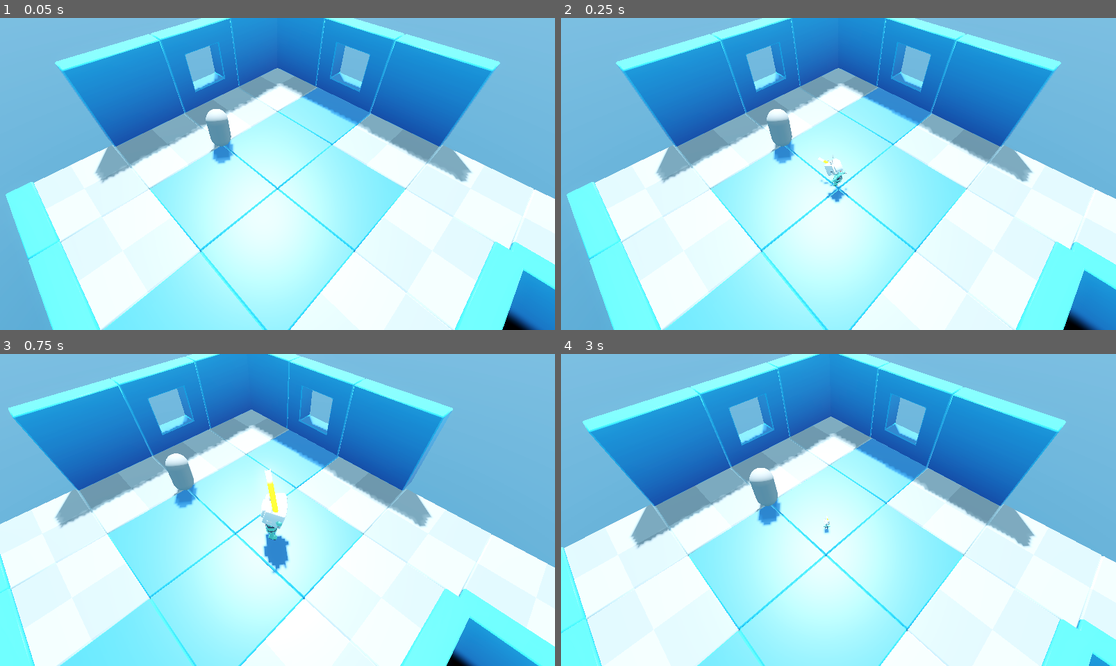
Above: before the commit, frames 1-4 (two rows, left to right).
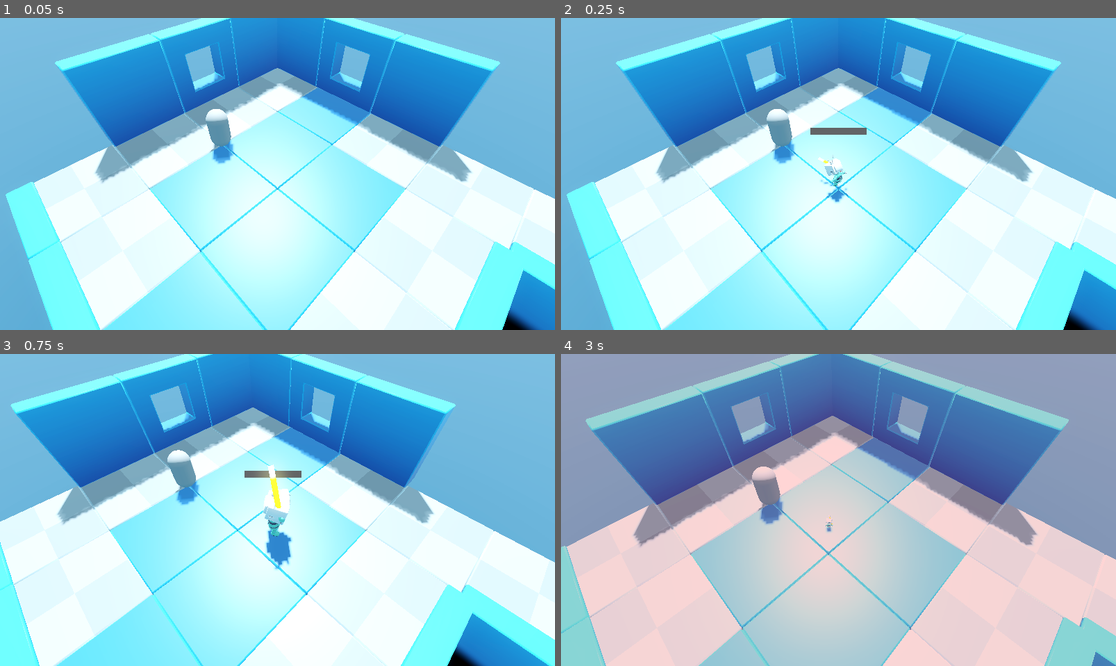
Above: after the commit, the same moments.

Repository: markj-66/godot-roguelite-project
Game: Godot game, scene res://Levels/LevelTemplate.tscn
The game is run twice, just before and just after one commit, with the same random seed, the same clock (stepped at 60 frames per second) and the same inputs.
Inputs (mouse positions are in pixels of both pictures, inside the frame that each line leads up to):
- Up to frame 1 (0.05 s): no input
- Up to frame 2 (0.25 s): no input
- Up to frame 3 (0.75 s): tap Enter (ui_accept) at 0.5 s; move the mouse to (399, 494) at 0.52 s; hold D (move_right) from 0.53 s (still down); hold Enter (ui_accept) from 0.53 s (still down)
- Up to frame 4 (3 s): move the mouse to (727, 525) at 1.27 s; release D (move_right) at 1.28 s; release Enter (ui_accept) at 1.28 s; hold S (move_back) 1.28-2.03 s; click (727, 525) at 1.35 s; tap Enter (ui_accept) at 1.52, 1.55, 1.82, 2.3, 2.85 s; move the mouse to (894, 441) at 2.02 s; hold D (move_right) 2.03-2.78 s; hold Space (dash) 2.03-2.78 s; move the mouse to (810, 572) at 2.77 s; hold W (move_forward) from 2.78 s (still down)

Frame 1 is identical in both runs. In frame 2, 0.2% of the frame differs, in the area x 44-56%, y 35-38%; in frame 3, 11%; in frame 4, 100%, in the area x 0-100%, y 0-100%.

Commit message:
Health bar

Diff:
--- a/Components/AttackComponent.gd
+++ b/Components/AttackComponent.gd
@@ -2,6 +2,8 @@
 class_name AttackComponent
 
 var temporary_exceptions := []
+
+@export var shake_on_damage: bool = false
 
 @onready var attack_shapecast : ShapeCast3D = get_parent()
 
@@ -17,6 +19,8 @@
 				health_component.take_damage(damage)
 				attack_shapecast.add_exception(collider)
 				temporary_exceptions.append(collider)
+		if shake_on_damage:
+			get_viewport().get_camera_3d().quick_shake(0.7)
 
 func reset_exceptions() -> void:
 	for exception in temporary_exceptions:
--- /dev/null
+++ b/Components/health_bar.gd
@@ -0,0 +1,11 @@
+extends Node3D
+
+@export var health_component: HealthComponent
+
+@onready var front_progress_bar: ProgressBar = $SubViewport/FrontProgressBar
+
+func _ready() -> void:
+	health_component.health_changed.connect(update_health_value)
+
+func update_health_value(value_in: float) -> void:
+	front_progress_bar.value = (value_in / health_component.max_health) * 100.0
--- /dev/null
+++ b/Components/health_bar.tscn
@@ -0,0 +1,29 @@
+[gd_scene format=3 uid="uid://bwo2c4dl16ces"]
+
+[ext_resource type="Script" uid="uid://cqvqydef6wy8y" path="res://Components/health_bar.gd" id="1_wixop"]
+
+[sub_resource type="StyleBoxEmpty" id="StyleBoxEmpty_uk0tf"]
+
+[sub_resource type="StyleBoxFlat" id="StyleBoxFlat_egawm"]
+bg_color = Color(0.8901961, 0.2901961, 0.25882354, 1)
+
+[sub_resource type="ViewportTexture" id="ViewportTexture_uk0tf"]
+viewport_path = NodePath("SubViewport")
+
+[node name="HealthBar" type="Node3D" unique_id=609341116]
+script = ExtResource("1_wixop")
+
+[node name="SubViewport" type="SubViewport" parent="." unique_id=494407015]
+size = Vector2i(128, 16)
+
+[node name="FrontProgressBar" type="ProgressBar" parent="SubViewport" unique_id=603139822]
+custom_minimum_size = Vector2(128, 16)
+offset_right = 4.0
+offset_bottom = 27.0
+theme_override_styles/background = SubResource("StyleBoxEmpty_uk0tf")
+theme_override_styles/fill = SubResource("StyleBoxFlat_egawm")
+show_percentage = false
+
+[node name="Sprite3D" type="Sprite3D" parent="." unique_id=1845974166]
+billboard = 1
+texture = SubResource("ViewportTexture_uk0tf")
--- a/Player/player.gd
+++ b/Player/player.gd
@@ -5,6 +5,7 @@
 @onready var mannequin_animation_tree: AnimationTree = $GamedevTV_Mannequin_Medium/MannequinAnimationTree
 @onready var player_root: Node3D = $GamedevTV_Mannequin_Medium
 @onready var health_component: HealthComponent = $HealthComponent
+@onready var damage_tint: ColorRect = $DamageTint
 
 @export var dash_speed := 50.0
 @export var run_speed := 8.0
@@ -12,6 +13,7 @@
 
 func _ready() -> void:
 	health_component.defeat.connect(get_tree().reload_current_scene)
+	health_component.health_changed.connect(health_component_changed)
 
 func get_movement_direction() -> Vector3:
 	var input = Vector3.ZERO
@@ -50,3 +52,12 @@
 	var direction_3d = Vector3(direction.x, 0.0, direction.y)
 	var camera_rotation = get_viewport().get_camera_3d().global_rotation.y
 	return direction_3d.rotated(Vector3.UP, camera_rotation)
+
+func health_component_changed(health_in: float) -> void:
+	get_viewport().get_camera_3d().quick_shake(1.0)
+	var tween = create_tween()
+	tween.tween_property(damage_tint, "color", Color(Color.RED, 0.0), 0.2).from(Color(Color.RED, 0.5))
+
+func _input(event: InputEvent) -> void:
+	if event.is_action_pressed("ui_accept"):
+		health_component.take_damage(5.0)
--- a/Player/player.tscn
+++ b/Player/player.tscn
@@ -15,6 +15,7 @@
 [ext_resource type="Script" uid="uid://bqgtrbxg2idhs" path="res://Player/shake_camera_3d.gd" id="9_dkpta"]
 [ext_resource type="Script" uid="uid://d4j3v65lven4r" path="res://StateMachine/PlayerStates/PlayerAttack.gd" id="13_dkpta"]
 [ext_resource type="Script" uid="uid://bdisjfqdmyaha" path="res://Components/HealthComponent.gd" id="13_gu6f8"]
+[ext_resource type="PackedScene" uid="uid://bwo2c4dl16ces" path="res://Components/health_bar.tscn" id="16_lfmf2"]
 
 [sub_resource type="Gradient" id="Gradient_vtle1"]
 offsets = PackedFloat32Array(0, 0.12709497, 0.7388268)
@@ -192,57 +193,57 @@
 [node name="GamedevTV_Mannequin_Medium" parent="." unique_id=2067433722 instance=ExtResource("2_fhl08")]
 transform = Transform3D(1, 0, 0, 0, 1, 0, 0, 0, 1, 0, -1, 0)
 
-[node name="Skeleton3D" parent="GamedevTV_Mannequin_Medium/Rig_Medium" parent_id_path=PackedInt32Array(2067433722, 1332589123) index="0" unique_id=1873578862]
-bones/1/position = Vector3(-8.899101e-19, 0.41233012, -2.1217104e-25)
-bones/1/rotation = Quaternion(0.051261026, 0.021555457, -0.0011066666, 0.99845207)
-bones/2/rotation = Quaternion(0.017831344, 0.043657687, 0.009570025, 0.9988416)
-bones/3/rotation = Quaternion(0.0025048375, 4.9038174e-09, 0.00021681337, 0.9999969)
+[node name="Skeleton3D" parent="GamedevTV_Mannequin_Medium/Rig_Medium" parent_id_path=PackedInt32Array(2067433722, 1219633034) index="0" unique_id=887657859]
+bones/1/position = Vector3(0, 0.40747696, 0)
+bones/1/rotation = Quaternion(0.048994996, 0.021557912, -0.0010577454, 0.99856585)
+bones/2/rotation = Quaternion(0.003245962, 0.061229076, -0.008467375, 0.9980826)
+bones/3/rotation = Quaternion(0.0025048386, 6.5531687e-09, 0.0002168131, 0.9999969)
 bones/3/scale = Vector3(1, 0.9999999, 1)
-bones/4/position = Vector3(0.21200737, 0.1312029, -0.015069753)
-bones/4/rotation = Quaternion(-0.5882366, -0.04895256, -0.7175523, 0.3697298)
+bones/4/position = Vector3(0.21200737, 0.12964204, -0.023100024)
+bones/4/rotation = Quaternion(-0.5712921, -0.012916617, -0.6552514, 0.49406907)
 bones/4/scale = Vector3(0.9999993, 0.99999917, 0.99999976)
-bones/5/rotation = Quaternion(5.278123e-09, -7.698138e-08, -0.30576575, 0.95210683)
+bones/5/rotation = Quaternion(6.837202e-09, -6.767494e-08, -0.41702926, 0.9088931)
 bones/5/scale = Vector3(1.0000002, 0.9999999, 1)
 bones/6/rotation = Quaternion(7.598428e-09, -3.8330903e-09, 0.0266581, 0.99964464)
 bones/6/scale = Vector3(1, 1, 1)
-bones/7/rotation = Quaternion(-0.20835878, -0.22521804, -0.09331413, 0.9471832)
+bones/7/rotation = Quaternion(-0.2586648, -0.18429047, -0.043550573, 0.94722384)
 bones/7/scale = Vector3(0.9999999, 1, 1.0000001)
 bones/8/position = Vector3(5.138707e-10, 0.096125096, -0.057500064)
-bones/8/rotation = Quaternion(-0.017322246, -0.027432252, -0.74988276, 0.6607747)
+bones/8/rotation = Quaternion(-0.015066778, -0.03826561, -0.7716007, 0.63477635)
 bones/8/scale = Vector3(1, 1, 1)
-bones/9/position = Vector3(-0.21200737, 0.13706152, 0.015069933)
-bones/9/rotation = Quaternion(-0.67628175, 0.06602341, 0.63211846, 0.3724383)
+bones/9/position = Vector3(-0.21200737, 0.13862252, 0.02310017)
+bones/9/rotation = Quaternion(-0.6782195, 0.16142635, 0.62451184, 0.35205808)
 bones/9/scale = Vector3(0.9999993, 0.99999905, 0.99999976)
-bones/10/rotation = Quaternion(-4.7237783e-09, 4.5676295e-08, 0.52909493, 0.8485627)
+bones/10/rotation = Quaternion(5.6113807e-09, 4.2489642e-08, 0.4912474, 0.8710201)
 bones/10/scale = Vector3(1.0000002, 0.9999998, 1)
 bones/11/rotation = Quaternion(1.3807978e-10, 3.5662107e-09, -0.026658095, 0.99964464)
-bones/12/rotation = Quaternion(-0.12881391, 0.34401384, 0.013257337, 0.9299923)
+bones/12/rotation = Quaternion(-0.11390136, 0.40292415, -0.007656343, 0.9080859)
 bones/12/scale = Vector3(0.99999976, 0.99999994, 1.0000002)
 bones/13/position = Vector3(-7.964459e-09, 0.096125126, -0.057500064)
-bones/13/rotation = Quaternion(-0.019995237, -0.0074589313, 0.5712826, 0.82047594)
+bones/13/rotation = Quaternion(-0.029577091, -0.020989073, 0.570047, 0.8208113)
 bones/13/scale = Vector3(1, 1, 1)
-bones/14/rotation = Quaternion(-0.044761416, -0.055917066, 0.001747825, 0.99743)
-bones/15/position = Vector3(0.1709451, 0.113587216, 0.04724374)
-bones/15/rotation = Quaternion(0.9276492, 0.016129365, 0.04280084, 0.37064132)
+bones/14/rotation = Quaternion(-0.03692707, -0.077466376, 0.006151345, 0.99629194)
+bones/15/position = Vector3(0.17094508, 0.11358724, 0.049676877)
+bones/15/rotation = Quaternion(0.9428795, 0.017974107, 0.042059477, 0.32997915)
 bones/15/scale = Vector3(0.99999994, 0.99999976, 1.000001)
-bones/16/rotation = Quaternion(0.4632928, 6.172969e-08, -3.17326e-07, 0.88620526)
+bones/16/rotation = Quaternion(0.34660742, 6.473955e-08, -2.3625871e-07, 0.9380104)
 bones/16/scale = Vector3(1.0000002, 1.0000002, 1.0000001)
-bones/17/rotation = Quaternion(-0.57819915, -0.059158117, 0.01513554, 0.81360734)
+bones/17/rotation = Quaternion(-0.6009688, -0.059562374, 0.013456998, 0.7969366)
 bones/17/scale = Vector3(1.0000002, 1.0000007, 0.99999905)
-bones/18/rotation = Quaternion(7.692514e-06, 0.9202451, -0.39134258, -1.6760052e-06)
+bones/18/rotation = Quaternion(7.6978695e-06, 0.9201753, -0.3915068, -1.6796599e-06)
 bones/18/scale = Vector3(1, 0.999997, 1.0000032)
-bones/19/position = Vector3(-0.17094508, 0.10762436, -0.046718348)
-bones/19/rotation = Quaternion(0.9975111, -0.012993603, 0.017234938, -0.06712497)
+bones/19/position = Vector3(-0.17094508, 0.1124845, -0.049789906)
+bones/19/rotation = Quaternion(0.9982026, -0.013186445, 0.017087806, -0.055909056)
 bones/19/scale = Vector3(0.99999994, 0.99999976, 1.000001)
-bones/20/rotation = Quaternion(0.2444413, -6.5583734e-08, 1.7092312e-07, 0.9696641)
+bones/20/rotation = Quaternion(0.35331297, -6.310121e-08, 2.4636762e-07, 0.9355053)
 bones/20/scale = Vector3(1, 1.0000001, 1)
-bones/21/rotation = Quaternion(-0.42543554, 0.05679603, -0.00974646, 0.9031521)
+bones/21/rotation = Quaternion(-0.40451324, 0.056556407, -0.0110525135, 0.9127147)
 bones/21/scale = Vector3(0.9999999, 1.0000007, 0.999999)
-bones/22/rotation = Quaternion(-4.4668795e-05, 0.9203594, -0.39107364, 1.0171134e-05)
+bones/22/rotation = Quaternion(-4.4667337e-05, 0.9203837, -0.3910166, 1.0167375e-05)
 bones/22/scale = Vector3(1.0000001, 0.99999726, 1.0000031)
 
 [node name="WeaponSlot" parent="GamedevTV_Mannequin_Medium/Rig_Medium/Skeleton3D" index="6" unique_id=643558321 node_paths=PackedStringArray("shapecast")]
-transform = Transform3D(0.15882993, -0.10221395, -0.98200047, -0.5540865, -0.8324528, -0.0029700994, -0.81716585, 0.544585, -0.18885417, -0.46984464, 0.6890711, 0.21437562)
+transform = Transform3D(0.16496333, -0.20383102, -0.9650073, -0.6721348, -0.73927736, 0.04125443, -0.72181743, 0.6418095, -0.25895596, -0.49365002, 0.7386202, 0.29940218)
 shapecast = NodePath("ShapeCast3D")
 
 [node name="LaserSword" type="MeshInstance3D" parent="GamedevTV_Mannequin_Medium/Rig_Medium/Skeleton3D/WeaponSlot" index="0" unique_id=6904095]
@@ -265,9 +266,10 @@
 
 [node name="AttackComponent" type="Node" parent="GamedevTV_Mannequin_Medium/Rig_Medium/Skeleton3D/WeaponSlot/ShapeCast3D" unique_id=1046536229]
 script = ExtResource("3_p5o4e")
+shake_on_damage = true
 
 [node name="LeftFootBone" parent="GamedevTV_Mannequin_Medium/Rig_Medium/Skeleton3D" index="7" unique_id=472779417]
-transform = Transform3D(0.99727863, 0.052113704, -0.052156914, -0.01069659, -0.59765446, -0.8016825, -0.07295061, 0.8000591, -0.59547055, 0.1880203, 0.19854979, 0.14485718)
+transform = Transform3D(0.99780107, 0.044577613, -0.049058873, -0.027154397, -0.40027142, -0.9159941, -0.060469866, 0.915313, -0.39818102, 0.1888352, 0.1773002, 0.15672825)
 
 [node name="AudioStreamPlayer3D" type="AudioStreamPlayer3D" parent="GamedevTV_Mannequin_Medium/Rig_Medium/Skeleton3D/LeftFootBone" index="0" unique_id=709110071]
 stream = SubResource("AudioStreamRandomizer_j3pel")
@@ -276,7 +278,7 @@
 bus = &"SFX"
 
 [node name="RightFootBone" parent="GamedevTV_Mannequin_Medium/Rig_Medium/Skeleton3D" index="8" unique_id=762222917]
-transform = Transform3D(0.993893, -0.059765458, 0.092759386, -0.045014508, -0.9870964, -0.15367234, 0.10074691, 0.1485591, -0.9837581, -0.1848279, 0.19226387, -0.18078972)
+transform = Transform3D(0.9931107, -0.058020297, 0.10180627, -0.06743239, -0.99351215, 0.09158611, 0.09583205, -0.09782004, -0.9905794, -0.18443458, 0.21320122, -0.19814703)
 
 [node name="AudioStreamPlayer3D" type="AudioStreamPlayer3D" parent="GamedevTV_Mannequin_Medium/Rig_Medium/Skeleton3D/RightFootBone" index="0" unique_id=1657190257]
 stream = SubResource("AudioStreamRandomizer_j3pel")
@@ -305,6 +307,7 @@
 script = ExtResource("9_dkpta")
 noise = SubResource("FastNoiseLite_uk0tf")
 offset_scale = 2.0
+shake_duration = 0.3
 
 [node name="StateMachine" type="Node" parent="." unique_id=1228352521 node_paths=PackedStringArray("initial_state")]
 script = ExtResource("2_4ntmi")
@@ -366,6 +369,19 @@
 script = ExtResource("13_gu6f8")
 max_health = 60.0
 
+[node name="DamageTint" type="ColorRect" parent="." unique_id=519073002]
+anchors_preset = 15
+anchor_right = 1.0
+anchor_bottom = 1.0
+grow_horizontal = 2
+grow_vertical = 2
+mouse_filter = 2
+color = Color(1, 0, 0, 0)
+
+[node name="HealthBar" parent="." unique_id=609341116 node_paths=PackedStringArray("health_component") instance=ExtResource("16_lfmf2")]
+transform = Transform3D(1.5, 0, 0, 0, 1.5, 0, 0, 0, 1.5, 0, 2.25, 0)
+health_component = NodePath("../HealthComponent")
+
 [connection signal="footstep" from="GamedevTV_Mannequin_Medium/Rig_Medium/Skeleton3D/LeftFootBone" to="GamedevTV_Mannequin_Medium/Rig_Medium/Skeleton3D/LeftFootBone/AudioStreamPlayer3D" method="play"]
 [connection signal="footstep" from="GamedevTV_Mannequin_Medium/Rig_Medium/Skeleton3D/RightFootBone" to="GamedevTV_Mannequin_Medium/Rig_Medium/Skeleton3D/RightFootBone/AudioStreamPlayer3D" method="play"]
 
--- a/Player/shake_camera_3d.gd
+++ b/Player/shake_camera_3d.gd
@@ -13,7 +13,3 @@
 func quick_shake(magnitude: float) -> void:
 	var tween = create_tween()
 	tween.tween_property(self, "trauma", 0.0, shake_duration).from(magnitude)
-
-func _input(event: InputEvent) -> void:
-	if event.is_action_pressed("ui_accept"):
-		quick_shake(1.0)
Not shown, added: Components/health_bar.gd.uid
